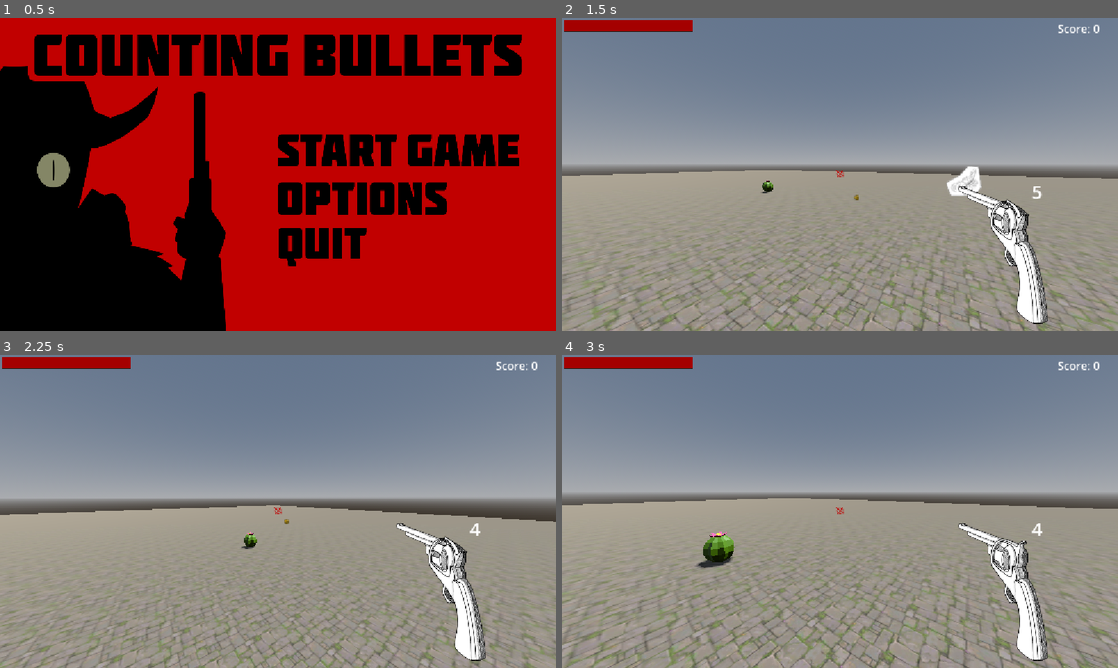
Above: before the commit, frames 1-4 (two rows, left to right).
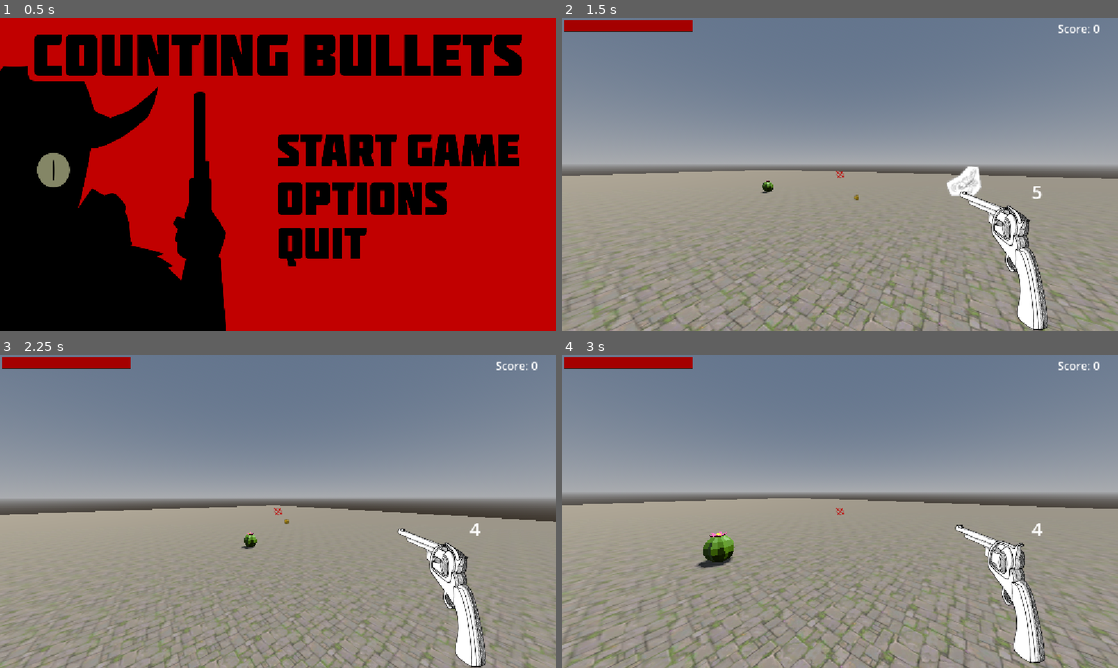
Above: after the commit, the same moments.

Repository: JoaoMoissa/COUNTING-BULLETS
Game: Godot game, scene res://scenes/main_menu.tscn
Same seed, same stepped clock (60 frames per second), same inputs: the game is played once before the commit and once after it.
Inputs (mouse positions are in pixels of both pictures, inside the frame that each line leads up to):
- Up to frame 1 (0.5 s): no input
- Up to frame 2 (1.5 s): click (962, 149) at 0.5 s; move the mouse to (867, 174) at 1.27 s; hold W (up) from 1.28 s (still down); click (867, 174) at 1.35 s
- Up to frame 3 (2.25 s): keep holding W (up); tap Space (jump) at 1.52 s; move the mouse to (250, 511) at 2.02 s; click (250, 511) at 2.1 s
- Up to frame 4 (3 s): keep holding W (up); tap Space (jump) at 2.27 s; move the mouse to (851, 505) at 2.77 s; hold Shift (sprint) from 2.78 s (still down)

Frame 1 is identical in both runs. In frame 2, 1.6% of the frame differs, in the area x 49-88%, y 48-100%; in frame 3, 1.6%; in frame 4, 1.8%, in the area x 49-88%, y 48-99%.

Commit message:
Feat: revolver animations

Diff:
--- a/scenes/player.tscn
+++ b/scenes/player.tscn
@@ -5,15 +5,128 @@
 [ext_resource type="Script" uid="uid://bo8w7pb04ax4s" path="res://scripts/recoil.gd" id="2_smehm"]
 [ext_resource type="PackedScene" uid="uid://bcle362tgkiik" path="res://components/health_component.tscn" id="3_tuyoq"]
 [ext_resource type="PackedScene" uid="uid://msu1tfpfy18u" path="res://scenes/healthbar.tscn" id="4_fjrip"]
+[ext_resource type="Texture2D" uid="uid://b5r60l2ak0k" path="res://png/Revolver/FOGO 1.png" id="4_jej6c"]
 [ext_resource type="Texture2D" uid="uid://c81epdxo7dr8" path="res://png/Revolver/ARMA NORMAL.png" id="4_ur7pv"]
+[ext_resource type="Texture2D" uid="uid://ctrjpc1ny4dyy" path="res://png/Revolver/FOGO 2.png" id="5_f1ej7"]
 [ext_resource type="Texture2D" uid="uid://cqo5axju1myen" path="res://png/Revolver/ARMA ABAIXADA.png" id="5_y4r1p"]
 [ext_resource type="Script" uid="uid://dwmwjk6yywav0" path="res://scripts/reticle.gd" id="6_tuyoq"]
+[ext_resource type="Texture2D" uid="uid://dn1428ijdajta" path="res://png/Revolver/FOGO 4.png" id="7_a8ls1"]
 [ext_resource type="Texture2D" uid="uid://crf4k6ufqf2k" path="res://png/mira.png" id="8_smehm"]
+[ext_resource type="Texture2D" uid="uid://fb1t1m4n7yt5" path="res://png/Revolver/TAMBOR.png" id="9_f1ej7"]
+[ext_resource type="Texture2D" uid="uid://i21sn1lp673i" path="res://png/Revolver/ARMA SEM TAMBOR.png" id="9_jej6c"]
 
 [sub_resource type="CapsuleMesh" id="CapsuleMesh_g4v7s"]
 
 [sub_resource type="ConvexPolygonShape3D" id="ConvexPolygonShape3D_ywjxi"]
 points = PackedVector3Array(-0.12520654, -0.532801, -0.4805069, 0.022783129, 0.4760704, 0.49888408, 0.16971254, 0.55914 …(1084 unchanged characters)…
+
+[sub_resource type="Animation" id="Animation_3v2ag"]
+length = 0.001
+tracks/0/type = "bezier"
+tracks/0/imported = false
+tracks/0/enabled = true
+tracks/0/path = NodePath("CanvasLayer/WeaponPivot:position:x")
+tracks/0/interp = 1
+tracks/0/loop_wrap = true
+tracks/0/keys = {
+"handle_modes": PackedInt32Array(0),
+"points": PackedFloat32Array(0, -0.075, 0, 0.075, 0),
+"times": PackedFloat32Array(0)
+}
+tracks/1/type = "bezier"
+tracks/1/imported = false
+tracks/1/enabled = true
+tracks/1/path = NodePath("CanvasLayer/WeaponPivot:position:y")
+tracks/1/interp = 1
+tracks/1/loop_wrap = true
+tracks/1/keys = {
+"handle_modes": PackedInt32Array(0),
+"points": PackedFloat32Array(0, -0.075, 0, 0.075, 0),
+"times": PackedFloat32Array(0)
+}
+tracks/2/type = "bezier"
+tracks/2/imported = false
+tracks/2/enabled = true
+tracks/2/path = NodePath("CanvasLayer/WeaponPivot:rotation")
+tracks/2/interp = 1
+tracks/2/loop_wrap = true
+tracks/2/keys = {
+"handle_modes": PackedInt32Array(0),
+"points": PackedFloat32Array(0, -0.075, 0, 0.075, 0),
+"times": PackedFloat32Array(0)
+}
+
+[sub_resource type="Animation" id="Animation_jej6c"]
+resource_name = "weapon_recoil"
+length = 0.15
+tracks/0/type = "bezier"
+tracks/0/imported = false
+tracks/0/enabled = true
+tracks/0/path = NodePath("CanvasLayer/WeaponPivot:position:x")
+tracks/0/interp = 1
+tracks/0/loop_wrap = true
+tracks/0/keys = {
+"handle_modes": PackedInt32Array(0, 2, 2),
+"points": PackedFloat32Array(0, -0.075, 0, 0.075, 0, 10, -0.006666667, -1.6666667, 0, 0, 0, -0.018333334, 1.6666667, 0, 0),
+"times": PackedFloat32Array(0, 0.04, 0.15)
+}
+tracks/1/type = "bezier"
+tracks/1/imported = false
+tracks/1/enabled = true
+tracks/1/path = NodePath("CanvasLayer/WeaponPivot:position:y")
+tracks/1/interp = 1
+tracks/1/loop_wrap = true
+tracks/1/keys = {
+"handle_modes": PackedInt32Array(0, 2, 2),
+"points": PackedFloat32Array(0, -0.075, 0, 0.075, 0, 15, -0.006666667, -2.5, 0, 0, 0, -0.018333334, 2.5, 0, 0),
+"times": PackedFloat32Array(0, 0.04, 0.15)
+}
+tracks/2/type = "bezier"
+tracks/2/imported = false
+tracks/2/enabled = true
+tracks/2/path = NodePath("CanvasLayer/WeaponPivot:rotation")
+tracks/2/interp = 1
+tracks/2/loop_wrap = true
+tracks/2/keys = {
+"handle_modes": PackedInt32Array(0, 2, 2),
+"points": PackedFloat32Array(0, -0.075, 0, 0.075, 0, 0.013962634, -0.006666667, 0, 0.018333334, 0, 0, -0.025000002, 0, 0, 0),
+"times": PackedFloat32Array(0, 0.04, 0.15)
+}
+
+[sub_resource type="AnimationLibrary" id="AnimationLibrary_f1ej7"]
+_data = {
+&"RESET": SubResource("Animation_3v2ag"),
+&"weapon_recoil": SubResource("Animation_jej6c")
+}
+
+[sub_resource type="AtlasTexture" id="AtlasTexture_qfm1y"]
+atlas = ExtResource("4_jej6c")
+region = Rect2(0, 0, 74, 76)
+
+[sub_resource type="AtlasTexture" id="AtlasTexture_fulsm"]
+atlas = ExtResource("5_f1ej7")
+region = Rect2(0, 0, 74, 72)
+
+[sub_resource type="AtlasTexture" id="AtlasTexture_60mlk"]
+atlas = ExtResource("7_a8ls1")
+region = Rect2(0, 0, 105, 77)
+
+[sub_resource type="SpriteFrames" id="SpriteFrames_yf5fn"]
+animations = [{
+"frames": [{
+"duration": 1.0,
+"texture": SubResource("AtlasTexture_qfm1y")
+}, {
+"duration": 1.0,
+"texture": SubResource("AtlasTexture_fulsm")
+}, {
+"duration": 1.0,
+"texture": SubResource("AtlasTexture_60mlk")
+}],
+"loop": 1,
+"name": &"flash",
+"speed": 5.0
+}]
 
 [sub_resource type="AtlasTexture" id="AtlasTexture_y4r1p"]
 atlas = ExtResource("4_ur7pv")
@@ -80,14 +193,6 @@
 transform = Transform3D(0.9876283, -0.04877264, 0.14903563, 0.064133994, 0.99291193, -0.10006751, -0.14309868, 0.10838776, 0.98375565, 0.35488814, -0.04133427, -0.7058687)
 
 [node name="CanvasLayer" type="CanvasLayer" parent="Head/Recoil/Camera3D" unique_id=1001775197]
-
-[node name="Weapon" type="AnimatedSprite2D" parent="Head/Recoil/Camera3D/CanvasLayer" unique_id=163032649]
-position = Vector2(914, 490)
-rotation = -0.034906585
-scale = Vector2(0.5880487, 0.58804876)
-sprite_frames = SubResource("SpriteFrames_g4v7s")
-animation = &"idle"
-autoplay = "idle"
 
 [node name="AmmoLabel" type="Label" parent="Head/Recoil/Camera3D/CanvasLayer" unique_id=1540089345]
 offset_left = 973.0
@@ -114,6 +219,38 @@
 "
 horizontal_alignment = 1
 
+[node name="AnimationPlayer" type="AnimationPlayer" parent="Head/Recoil/Camera3D/CanvasLayer" unique_id=614998839]
+root_node = NodePath("../..")
+libraries/ = SubResource("AnimationLibrary_f1ej7")
+
+[node name="WeaponPivot" type="Node2D" parent="Head/Recoil/Camera3D/CanvasLayer" unique_id=1340492495]
+
+[node name="MuzzleFlash" type="AnimatedSprite2D" parent="Head/Recoil/Camera3D/CanvasLayer/WeaponPivot" unique_id=26418355]
+position = Vector2(818.00006, 349)
+scale = Vector2(0.5810811, 0.5810811)
+sprite_frames = SubResource("SpriteFrames_yf5fn")
+animation = &"flash"
+
+[node name="Weapon" type="AnimatedSprite2D" parent="Head/Recoil/Camera3D/CanvasLayer/WeaponPivot" unique_id=163032649]
+position = Vector2(914, 490)
+rotation = -0.034906585
+scale = Vector2(0.5880487, 0.58804876)
+sprite_frames = SubResource("SpriteFrames_g4v7s")
+animation = &"idle"
+autoplay = "idle"
+
+[node name="ReloadVisual" type="Node2D" parent="Head/Recoil/Camera3D/CanvasLayer/WeaponPivot" unique_id=1001529052]
+
+[node name="Cylinder" type="Sprite2D" parent="Head/Recoil/Camera3D/CanvasLayer/WeaponPivot/ReloadVisual" unique_id=1292381507]
+position = Vector2(900, 388.99997)
+scale = Vector2(0.7025316, 0.70253164)
+texture = ExtResource("9_f1ej7")
+
+[node name="ReloadGun" type="Sprite2D" parent="Head/Recoil/Camera3D/CanvasLayer/WeaponPivot/ReloadVisual" unique_id=1732261689]
+position = Vector2(918.5, 475.55685)
+scale = Vector2(0.68939394, 0.68939394)
+texture = ExtResource("9_jej6c")
+
 [node name="HealthComponent" parent="." unique_id=1607970574 instance=ExtResource("3_tuyoq")]
 
 [node name="Healthbar" parent="." unique_id=771241607 instance=ExtResource("4_fjrip")]
@@ -131,8 +268,6 @@
 anchors_preset = 15
 anchor_right = 1.0
 anchor_bottom = 1.0
-offset_top = -2.0
-offset_bottom = -2.0
 grow_horizontal = 2
 grow_vertical = 2
 mouse_filter = 1
@@ -182,5 +317,5 @@
 mesh = SubResource("CapsuleMesh_yf5fn")
 surface_material_override/0 = SubResource("StandardMaterial3D_57qmd")
 
-[connection signal="animation_finished" from="Head/Recoil/Camera3D/CanvasLayer/Weapon" to="." method="_on_weapon_animation_finished"]
+[connection signal="animation_finished" from="Head/Recoil/Camera3D/CanvasLayer/WeaponPivot/Weapon" to="." method="_on_weapon_animation_finished"]
 [connection signal="timeout" from="ReloadCooldown" to="." method="_on_reload_cooldown_timeout"]
--- a/scripts/Player.gd
+++ b/scripts/Player.gd
@@ -6,6 +6,12 @@
 const WALK_SPEED = 5.0
 const SPRINT_SPEED = 8.0
 const JUMP_VELOCITY = 4.5
+
+#weapon animation variable
+var last_muzzle_flash_frame: int = -1
+var weapon_pivot_start_position: Vector2
+var weapon_bob_time := 0.0
+var reload_tween: Tween
 
 #bob variables
 const BOB_FREQ = 2.0
@@ -38,7 +44,16 @@
 @onready var score_label: Label = $Head/Recoil/Camera3D/CanvasLayer/ScoreLabel #ScoreLabel to show score
 @onready var recoil = $Head/Recoil #recoil
 @onready var death_screen: Control = get_tree().current_scene.get_node("DeathCanvas/DeathScreen")
-@onready var gun_sprite: AnimatedSprite2D = $Head/Recoil/Camera3D/CanvasLayer/Weapon
+#weapon animation
+@onready var gun_sprite: AnimatedSprite2D = $Head/Recoil/Camera3D/CanvasLayer/WeaponPivot/Weapon
+@onready var muzzle_flash: AnimatedSprite2D = $Head/Recoil/Camera3D/CanvasLayer/WeaponPivot/MuzzleFlash
+@onready var weapon_pivot: Node2D = $Head/Recoil/Camera3D/CanvasLayer/WeaponPivot
+@onready var weapon_animation_player: AnimationPlayer = \
+	$Head/Recoil/Camera3D/CanvasLayer/AnimationPlayer
+@onready var reload_visual: Node2D = \
+	$Head/Recoil/Camera3D/CanvasLayer/WeaponPivot/ReloadVisual
+@onready var reload_cylinder: Sprite2D = \
+	$Head/Recoil/Camera3D/CanvasLayer/WeaponPivot/ReloadVisual/Cylinder
 
 func _update_ammo_ui():
 	ammo_label.text = str(ammo_in_mag)
@@ -53,7 +68,10 @@
 	Input.set_mouse_mode(Input.MOUSE_MODE_CAPTURED)
 	health_component.health_changed.connect(_on_health_changed)
 	healthbar.init_health(health_component.health)
+	weapon_pivot_start_position = weapon_pivot.position
 	reload_label.visible = false
+	reload_visual.hide()
+	muzzle_flash.hide()
 	_update_ammo_ui()
 
 	# Update score
@@ -92,7 +110,13 @@
 	ammo_in_mag -= 1
 	_update_ammo_ui()
 	gun_sprite.play("shoot")
+	_show_random_muzzle_flash()
+
+	weapon_animation_player.stop()
+	weapon_animation_player.play("weapon_recoil")
+
 	recoil.add_recoil()
+
 
 
 	#aim in middle.
@@ -131,7 +155,89 @@
 		can_reload = false
 		reload_cooldown.start()
 
-# revolver animation
+#revolver animations
+
+func _finish_reload_animation() -> void:
+	if reload_tween != null:
+		reload_tween.kill()
+		reload_tween = null
+
+	reload_cylinder.rotation = 0.0
+	reload_visual.hide()
+
+	gun_sprite.show()
+	gun_sprite.play("idle")
+
+func _start_reload_animation() -> void:
+	gun_sprite.hide()
+	muzzle_flash.hide()
+	reload_visual.show()
+
+	if reload_tween != null:
+		reload_tween.kill()
+		reload_tween = null
+
+	reload_cylinder.rotation = 0.0
+
+	reload_tween = create_tween()
+	reload_tween.set_loops()
+
+	reload_tween.tween_interval(0.25)
+
+	reload_tween.tween_property(reload_cylinder, "rotation", -TAU, 0.35)
+
+# weapon bob
+func _update_weapon_bob(delta: float) -> void:
+	var horizontal_speed: float = Vector2(velocity.x, velocity.z).length()
+
+	if horizontal_speed > 0.1 and is_on_floor():
+		var speed_ratio: float = inverse_lerp(WALK_SPEED, SPRINT_SPEED, horizontal_speed)
+
+		speed_ratio = clamp(speed_ratio, 0.0, 1.0)
+
+		var bob_frequency: float = lerp(5.0, 8.0, speed_ratio)
+		var bob_horizontal_amount: float = lerp(3.0, 8.0, speed_ratio)
+		var bob_vertical_amount: float = lerp(7.0, 10.0, speed_ratio)
+
+		weapon_bob_time += delta * bob_frequency
+
+		var bob_x: float = cos(weapon_bob_time) * bob_horizontal_amount
+		var bob_y: float = absf(sin(weapon_bob_time)) * bob_vertical_amount
+
+		var target_position: Vector2 = (
+			weapon_pivot_start_position
+			+ Vector2(bob_x, bob_y)
+		)
+
+		weapon_pivot.position = weapon_pivot.position.lerp(
+			target_position,
+			min(delta * 12.0, 1.0)
+		)
+	else:
+		weapon_bob_time = 0.0
+
+		weapon_pivot.position = weapon_pivot.position.lerp(
+			weapon_pivot_start_position,
+			min(delta * 8.0, 1.0)
+		)
+
+
+# weapon muzzle
+func _show_random_muzzle_flash() -> void:
+	var available_frames: Array[int] = [0, 1, 2, 3]
+
+	var selected_frame: int = available_frames.pick_random()
+
+	muzzle_flash.animation = "flash"
+	muzzle_flash.frame = selected_frame
+	muzzle_flash.show()
+
+	await get_tree().create_timer(0.06).timeout
+
+	muzzle_flash.hide()
+
+
+# weapon shoot animation
 func _on_weapon_animation_finished() -> void:
 	if gun_sprite.animation == "shoot":
 		gun_sprite.play("idle")
@@ -152,7 +258,9 @@
 
 	# Time is up
 	is_reloading = true
+	_start_reload_animation()
 	await get_tree().create_timer(RELOAD_TIMER).timeout
+	_finish_reload_animation()
 	ammo_in_mag = MAG_SIZE
 	_update_ammo_ui()
 	is_reloading = false
@@ -199,6 +307,8 @@
 	var target_fov = BASE_FOV + FOV_CHANGE * velocity_clamped
 	camera.fov = lerp(camera.fov, target_fov, delta * 8.0)
 
+	# weapon bob
+	_update_weapon_bob(delta)
 
 	# Gun
 	_handle_shoot()
Binary file removed: png/Revolver/ARMA FINALIZADA.png
Binary file added: png/Revolver/ARMA SEM TAMBOR.png
Not shown, added: png/Revolver/ARMA SEM TAMBOR.png.import
Binary file added: png/Revolver/FOGO 1.png
Not shown, added: png/Revolver/FOGO 1.png.import
Binary file added: png/Revolver/FOGO 2.png
Not shown, added: png/Revolver/FOGO 2.png.import
Binary file added: png/Revolver/FOGO 3.png
Not shown, added: png/Revolver/FOGO 3.png.import
Binary file added: png/Revolver/FOGO 4.png
Not shown, added: png/Revolver/FOGO 4.png.import
Binary file added: png/Revolver/TAMBOR.png
(and 1 more such lines)
